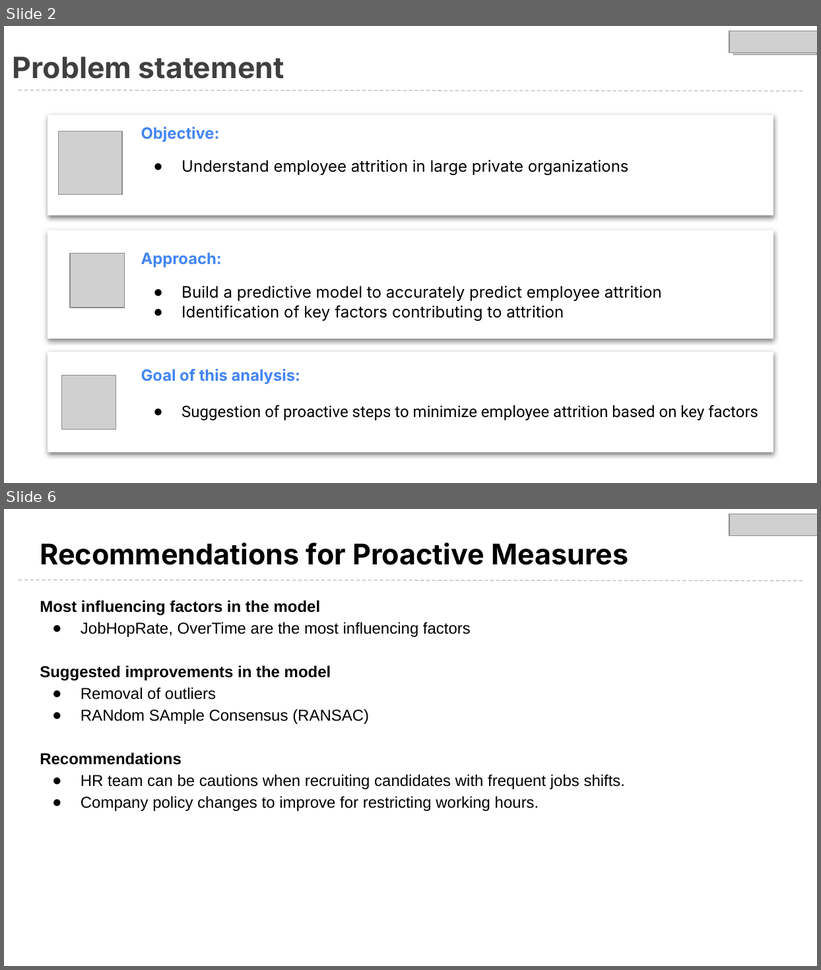
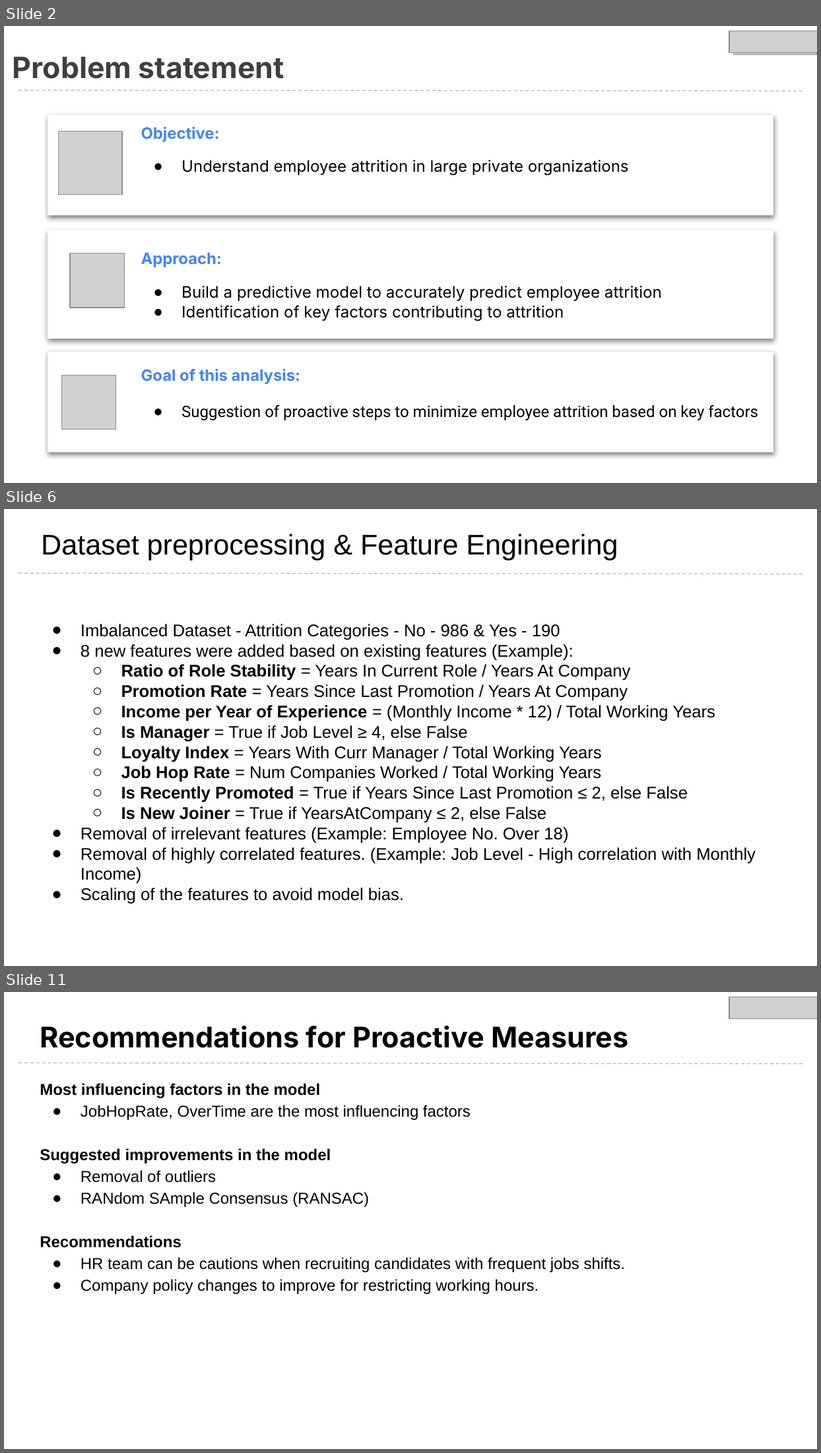
Before and after one commit to ShivamJDS/attrition-predictor, a slide deck: taoiq.pptx. Shown one above the other, each under a label of ours: slides 2 and 6 before the commit, slides 2, 6 and 11 after it; the slides between them are not shown. The pictures are 821x970 and 821x1453 pixels, drawn with LibreOffice and Linux fonts; fonts in the diff are those of the drawing; grey boxes stand for pictures; background and template pictures are left out. Boxes give left, top, right and bottom in pixels: in the first picture for what was removed or moved away, otherwise in the second. Text is boxed around its words. In the diff, an @@ line names an element or a change of style, - is before the commit and + after.

```diff
--- a/taoiq.pptx
+++ b/taoiq.pptx
@@ slide 6 added at [4,509,817,966], background picture (left out) @@
@@ title added at [41,533,618,560], 25.2 pt, text #000000 @@
+Dataset preprocessing & Feature Engineering
@@ line added from (19, 573) to (805, 574), #B7B7B7 0.75 pt dashed @@
@@ text added at [81,624,756,904], 15 pt, text #000000 @@
+● Imbalanced Dataset - Attrition Categories - No - 986 & Yes - 190
+● 8 new features were added based on existing features (Example):
+  ○ Ratio of Role Stability = Years In Current Role / Years At Company
+  ○ Promotion Rate = Years Since Last Promotion / Years At Company
+  ○ Income per Year of Experience = (Monthly Income * 12) / Total Working Years
+  ○ Is Manager = True if Job Level ≥ 4, else False
+  ○ Loyalty Index = Years With Curr Manager / Total Working Years
+  ○ Job Hop Rate = Num Companies Worked / Total Working Years
+  ○ Is Recently Promoted = True if Years Since Last Promotion ≤ 2, else False
+  ○ Is New Joiner = True if YearsAtCompany ≤ 2, else False
+● Removal of irrelevant features (Example: Employee No. Over 18)
+● Removal of highly correlated features. (Example: Job Level - High correlation with Monthly Income)
+● Scaling of the features to avoid model bias.
@@ what was slide 6 is now slide 11 @@
```
Also in this commit, not shown: 3 slides changed, 7 other slides added, 5 slides removed, 2 other files.
